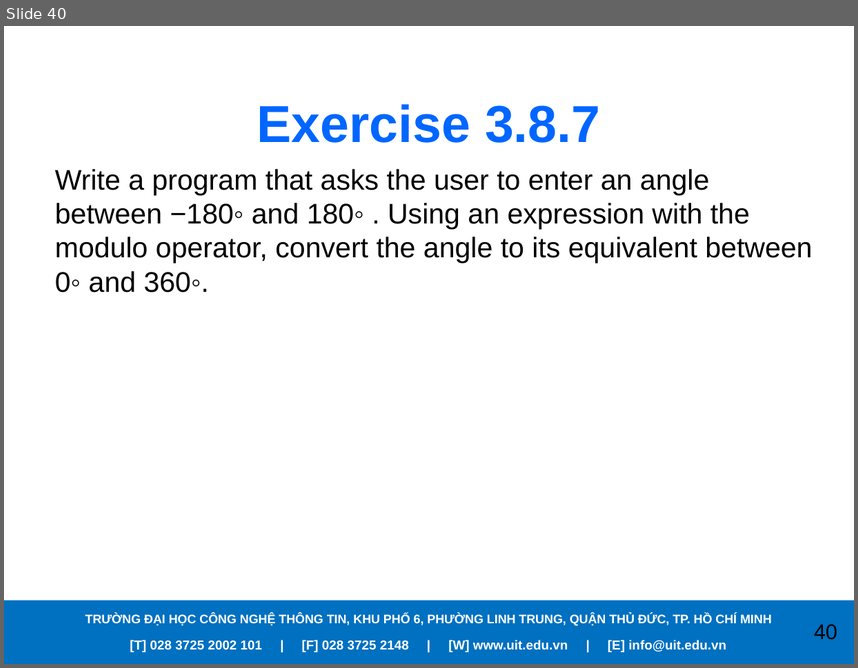
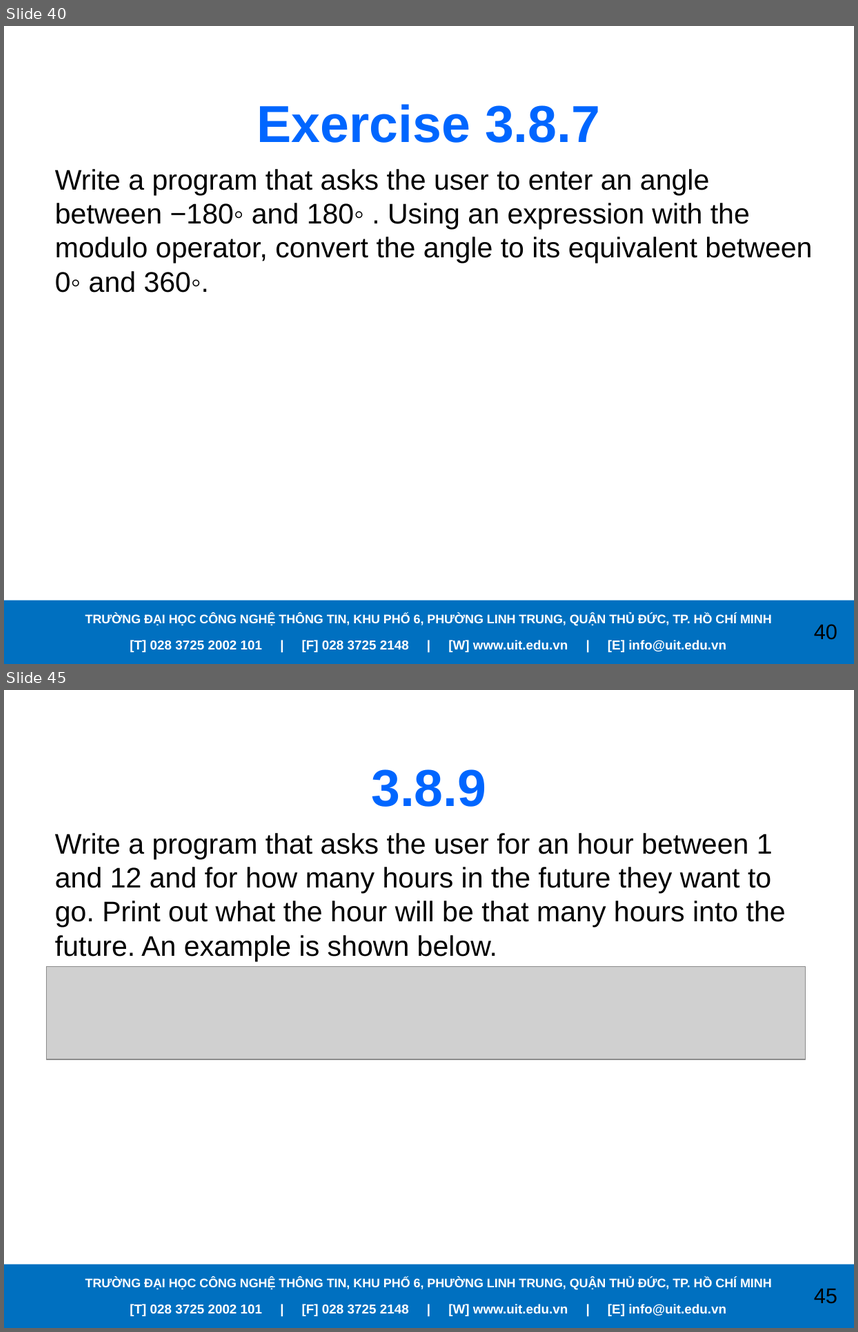
Before and after one commit to PhanVinhLong/APracticalIntroductionToPythonProgramming, a slide deck: Presentations/Chapter03.pptx. Shown one above the other, each under a label of ours: slide 40 before the commit, slides 40 and 45 after it; the slides between them are not shown. The pictures are 858x668 and 858x1332 pixels, drawn with LibreOffice and Linux fonts; fonts in the diff are those of the drawing; grey boxes stand for pictures; background and template pictures are left out. Boxes give left, top, right and bottom in pixels: in the first picture for what was removed or moved away, otherwise in the second. Text is boxed around its words. In the diff, an @@ line names an element or a change of style, - is before the commit and + after.

```diff
--- a/Presentations/Chapter03.pptx
+++ b/Presentations/Chapter03.pptx
@@ slide 45 added at bbox=[4, 690, 854, 1328], background picture (left out); not listed: 4 template elements that a slide beside it also shows @@
@@ title added at bbox=[371, 769, 486, 807], 44 pt, text #0066FF, bold @@
+3.8.9
@@ text added at bbox=[55, 833, 786, 961], 24 pt, text #000000 @@
+Write a program that asks the user for an hour between 1 and 12 and for how many hours in the future they want to go. Print out what the hour will be that many hours into the future. An example is shown below.
@@ picture added at bbox=[47, 966, 806, 1059] @@
```
Also in this commit, not shown: 12 slides changed, 30 other slides added, 15 other files.
